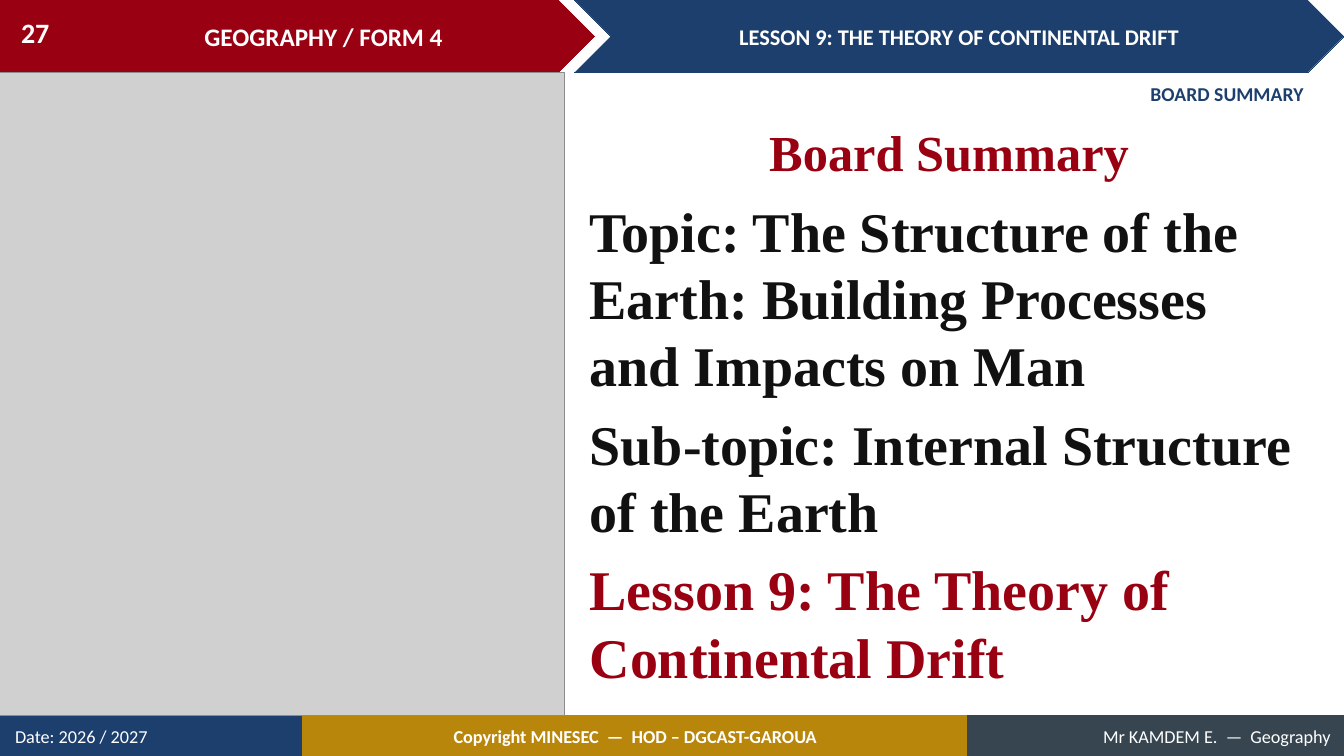
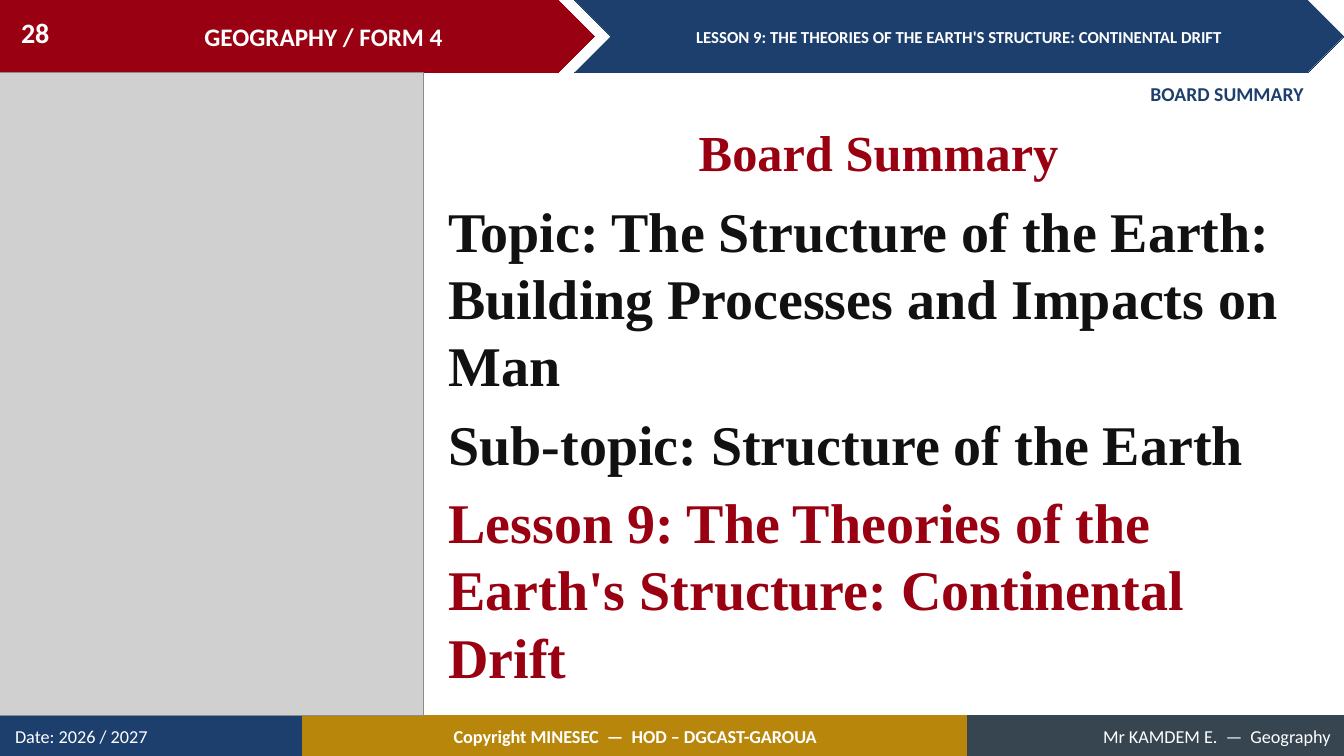
Before and after one commit to Berthautk/linea-github, a slide deck: slide 28 of lecons/F3/12_FORM4_LESSON09_Continental_Drift.pptx (slide 27 before the commit). Drawn at 1344x756 pixels with LibreOffice and Linux fonts; fonts in the diff are those of the drawing; grey boxes stand for pictures. Boxes give left, top, right and bottom in pixels: in the first picture for what was removed or moved away, otherwise in the second. Text is boxed around its words. In the diff, an @@ line names an element or a change of style, - is before the commit and + after.

```diff
--- a/lecons/F3/12_FORM4_LESSON09_Continental_Drift.pptx
+++ b/lecons/F3/12_FORM4_LESSON09_Continental_Drift.pptx
@@ page number at (21,23,49,44): text changed @@
-27
+28
@@ text in chevron at (696,31,1221,43): text changed; size 16 to 12 pt @@
-LESSON 9: THE THEORY OF CONTINENTAL DRIFT
+LESSON 9: THE THEORIES OF THE EARTH'S STRUCTURE: CONTINENTAL DRIFT
@@ picture: place and size @@
-picture at (0,73,565,716)
+picture at (0,73,423,716)
@@ text "Board Summary": place and size @@
-text "Board Summary" at (769,136,1129,181)
+text "Board Summary" at (699,136,1059,181)
@@ text "Topic: The Structure of the ...": place and size @@
-text "Topic: The Structure of the ..." at (590,212,1291,679)
+text "Topic: The Structure of the ..." at (449,212,1277,679)
@@ text at (449,425,1243,679): text changed; text colour #111111 to #990011 @@
-Sub-topic: Internal Structure of the Earth
-Lesson 9: The Theory of Continental Drift
+Sub-topic: Structure of the Earth
+Lesson 9: The Theories of the Earth's Structure: Continental Drift
```
Also in this commit, not shown: 42 other slides changed, 6 slides added, 2 slides removed, 15 other files.
